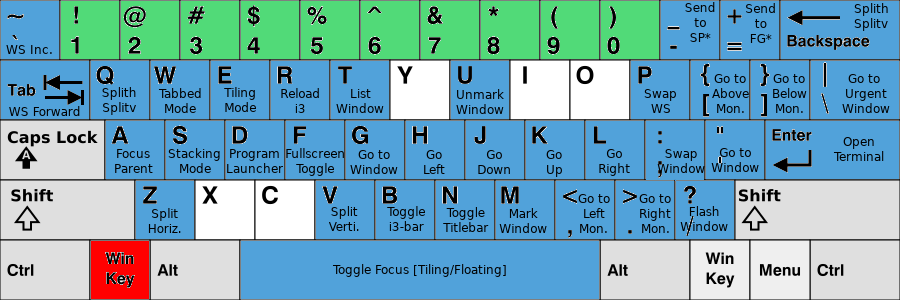
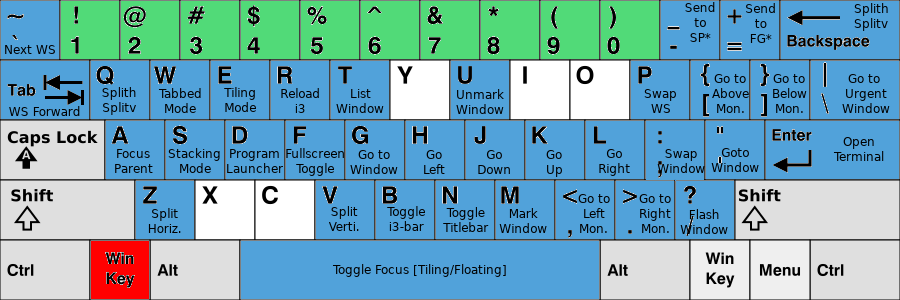
Layer changes from the first 900 × 300 image to the second:
renamed "WS Inc." to "Next WS", painted on it over [5, 45, 55, 54]
renamed "Go to ... #5" to "Goto ...", painted on it over [719, 148, 751, 157]
painted on "Flash ..." over [680, 206, 728, 234]
